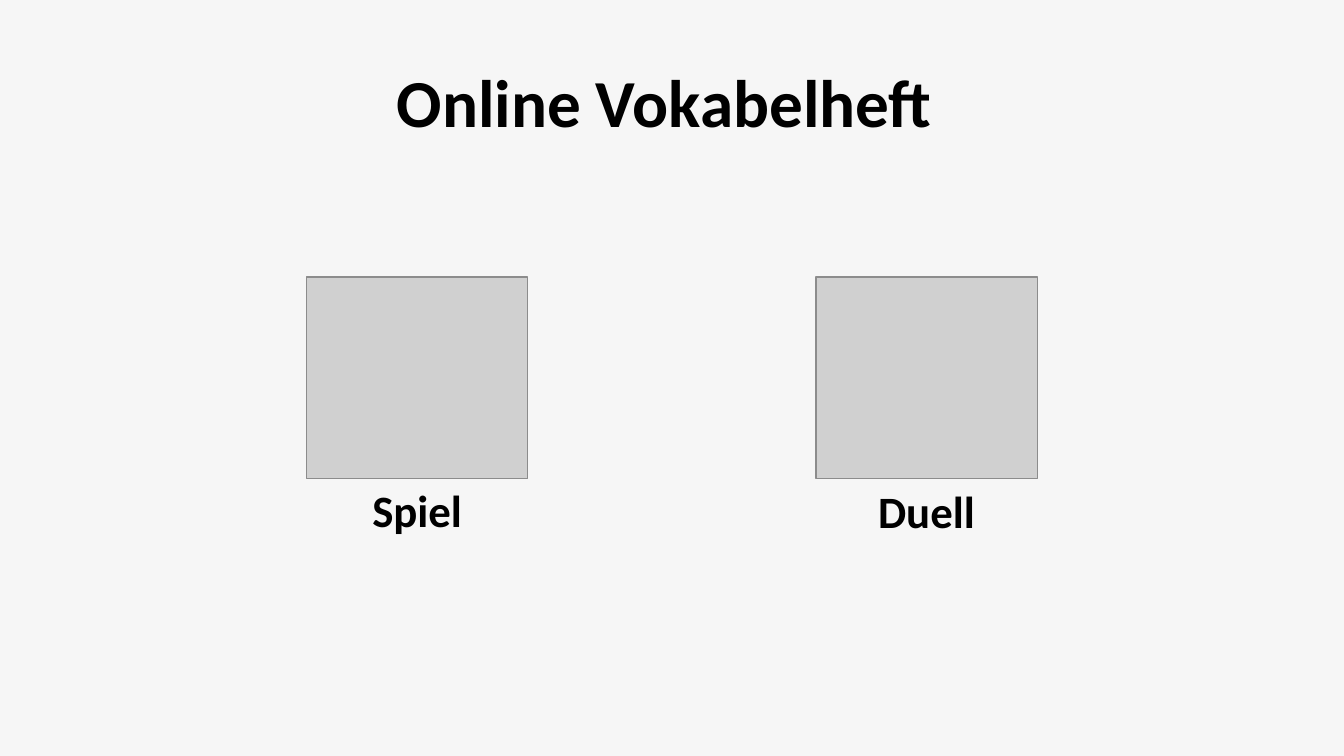
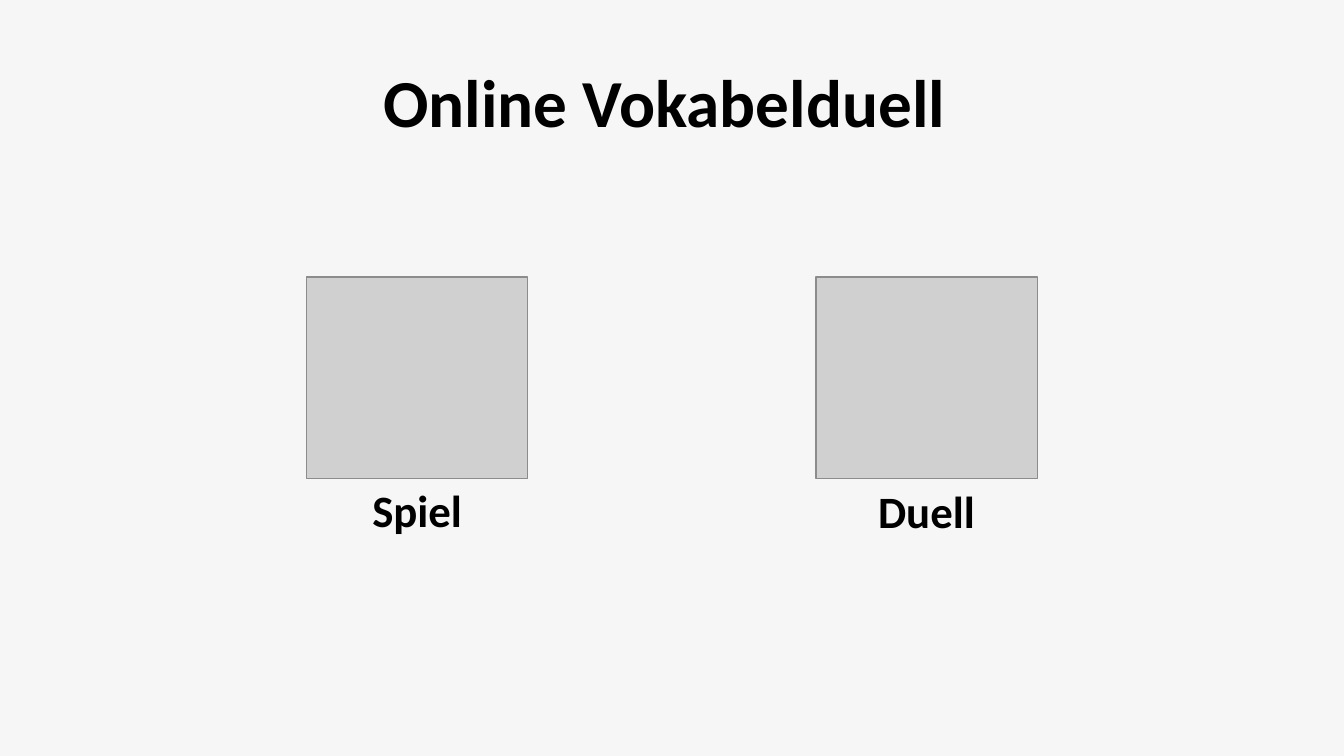
Before and after one commit to CptCringe/SYPProjekt, a slide deck: slide 4 of Präsentation/Syp-Projekt-Ideen.pptx (slide 3 before the commit). Drawn at 1344x756 pixels with LibreOffice and Linux fonts; fonts in the diff are those of the drawing; grey boxes stand for pictures; background and template pictures are left out. Boxes give left, top, right and bottom in pixels: in the first picture for what was removed or moved away, otherwise in the second. Text is boxed around its words. In the diff, an @@ line names an element or a change of style, - is before the commit and + after.

```diff
--- a/Präsentation/Syp-Projekt-Ideen.pptx
+++ b/Präsentation/Syp-Projekt-Ideen.pptx
@@ text at (383, 80, 946, 128): text changed @@
-Online Vokabelheft
+Online Vokabelduell
```
Also in this commit, not shown: 3 other slides changed, 4 slides added, 2 slides removed.
